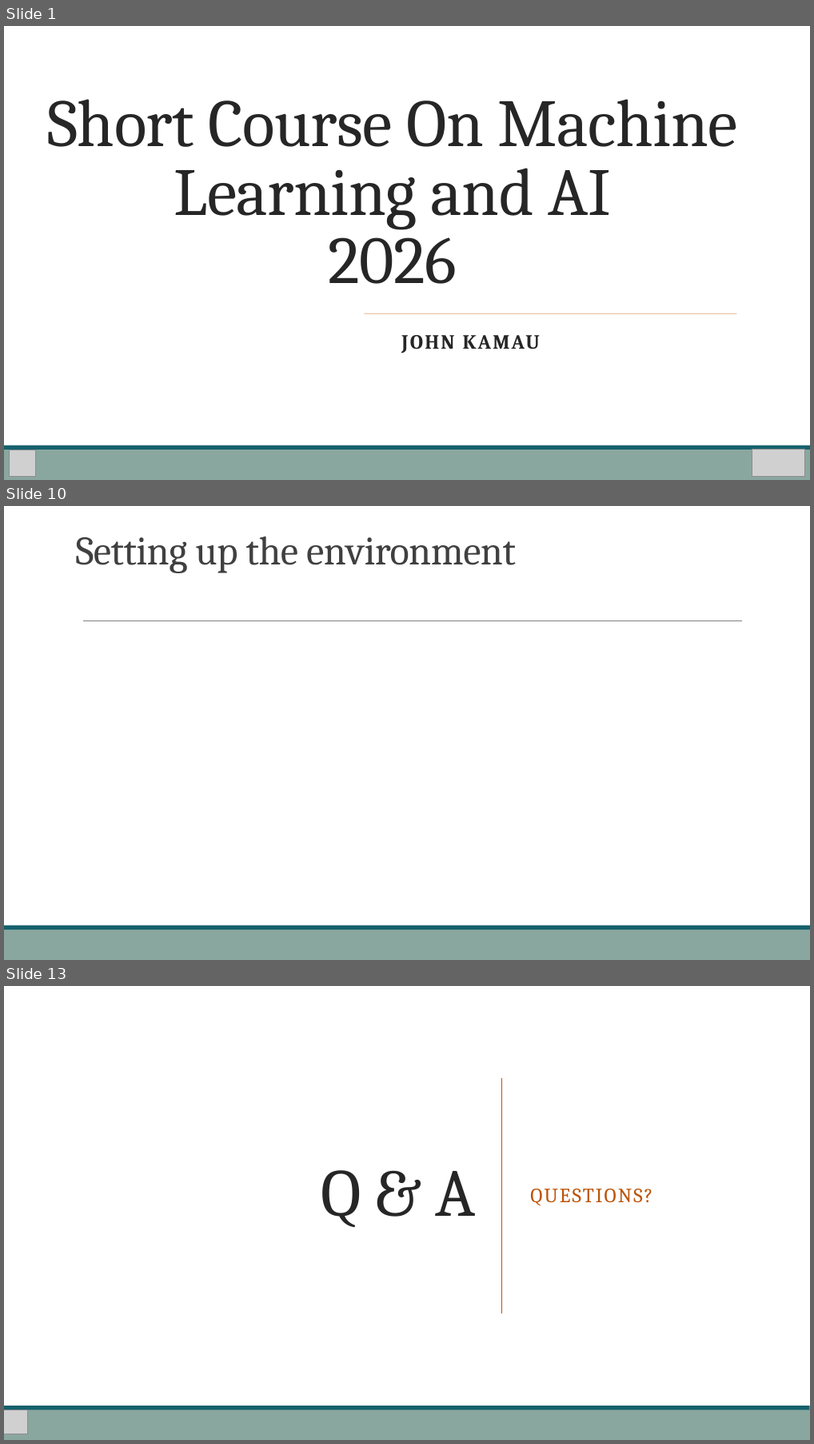
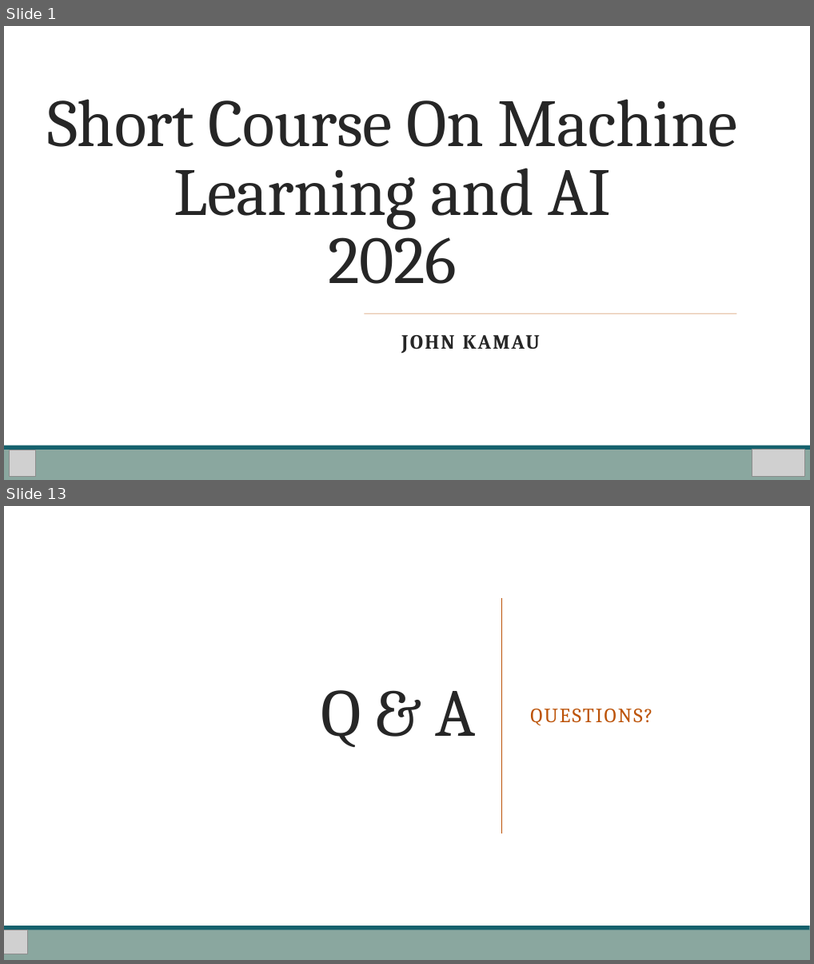
Before and after one commit to Stemical/AI-ML-Workshop-2026, a slide deck: AI Workshop Day3.pptx. Shown one above the other, each under a label of ours: slides 1, 10 and 13 before the commit, slides 1 and 13 after it; the slides between them are not shown. The pictures are 814x1444 and 814x964 pixels, drawn with LibreOffice and Linux fonts; fonts in the diff are those of the drawing; grey boxes stand for pictures. Boxes give left, top, right and bottom in pixels: in the first picture for what was removed or moved away, otherwise in the second. Text is boxed around its words. In the diff, an @@ line names an element or a change of style, - is before the commit and + after.

```diff
--- a/AI Workshop Day3.pptx
+++ b/AI Workshop Day3.pptx
@@ slide 10 removed at (4, 506, 810, 960), background #FFFFFF @@
@@ title removed at (76, 536, 516, 573) @@
-Setting up the environment
@@ line removed from (83, 621) to (742, 621) @@
@@ rectangle removed at (4, 929, 810, 960) @@
@@ rectangle removed at (4, 925, 810, 929) @@
```
Also in this commit, not shown: 3 slides changed, 8 slides added, 7 other slides removed, 8 other files.
